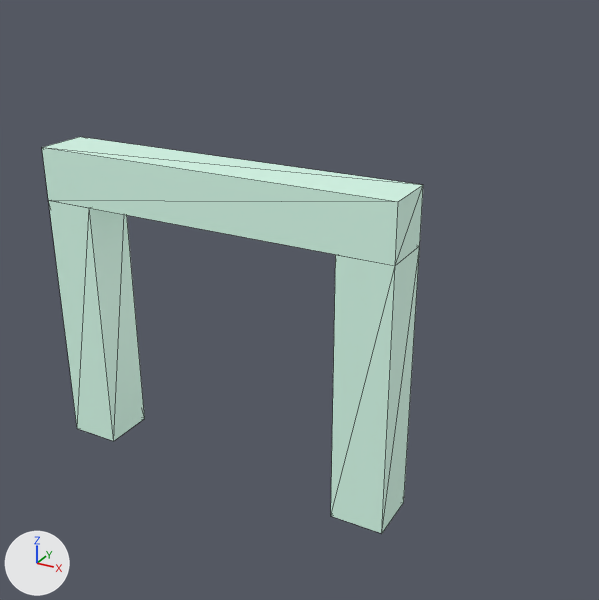
The glTF model assets/obstacles/arch_large.glb as it was, and as the next commit left it.
Both versions are drawn from a 50 mm lens placed at (15.32, -14.7, 12.88), pointed at (6.75, 0.89, 5.08). The axes (+X, +Y, +Z) are drawn at lower left. The lights are the same throughout. The first picture is the older version. Mesh edges are drawn as thin lines. Where no turn or scale is listed for an object, it has been applied to the vertices. Vertices at exactly the same position are counted once.

In view in the first picture: 'ArchLarge_Lintel-convcol', 'ArchLarge_PostL-convcol', 'ArchLarge_PostR-convcol'.
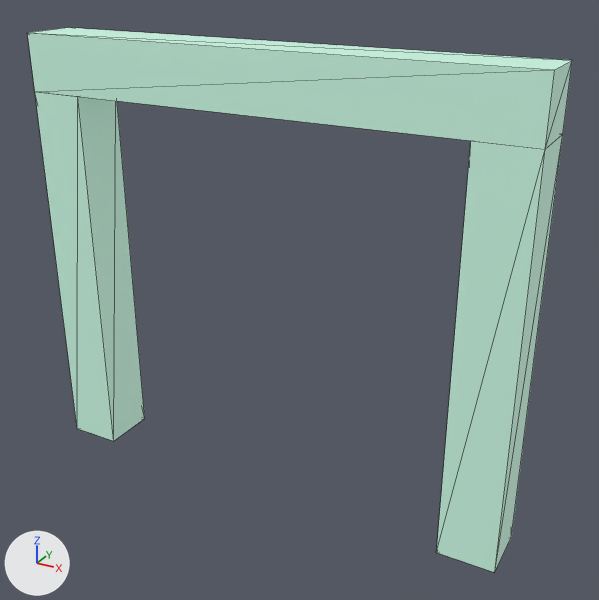
Where the newer file only moved an object's origin or applied its transform, the numbers keep the older frame.

The change, as a diff of the scene's bpy script:
```diff
--- a/assets/obstacles/arch_large.glb.py
+++ b/assets/obstacles/arch_large.glb.py
@@ me_archlarge_lintel_convcol @@
 # used by ob_archlarge_lintel_convcol; location = (4.72, 0.67, 0.0)
 # before: 0 (-4.72, -0.68, 6.75) at pixel (48, 200), 1 (4.72, -0.68, 6.75) at pixel (395, 265), 2 (4.72, 0.68, 6.75) at pixel (419, 245), 3 (-4.72, 0.68, 6.75), 4 (-4.72, -0.68, 8.1) at pixel (41, 147)
 # before: 5 (4.72, -0.68, 8.1) at pixel (398, 201), 6 (4.72, 0.68, 8.1) at pixel (423, 184), 7 (-4.72, 0.68, 8.1) at pixel (79, 136)
-me_archlarge_lintel_convcol.from_pydata(...)  # 8 vertices, 12 faces; spans x -4.72..4.72, y -0.68..0.68, z 6.75..8.1
+me_archlarge_lintel_convcol.from_pydata(...)  # 8 vertices, 12 faces; spans x 0.0..12.15, y 0.0..1.35, z 9.45..10.8
+# me_archlarge_lintel_convcol part 1
+for i in [0, 3, 4, 7]: me_archlarge_lintel_convcol.vertices[i].co += Vector((4.72, 0.68, 2.7))
+for i in [1, 2, 5, 6]: me_archlarge_lintel_convcol.vertices[i].co += Vector((7.42, 0.68, 2.7))
 me_archlarge_lintel_convcol.materials.append(mat_obstaclemint)
@@ me_archlarge_postl_convcol @@
 # used by ob_archlarge_postl_convcol; location = (4.72, 0.67, 0.0)
-me_archlarge_postl_convcol.from_pydata(...)  # 8 vertices, 12 faces; spans x -4.72..-3.38, y -0.68..0.68, z 0.0..6.75
+me_archlarge_postl_convcol.from_pydata(...)  # 8 vertices, 12 faces; spans x -4.72..-3.37, y -0.67..0.68, z 0.0..9.45
+# me_archlarge_postl_convcol part 2: the whole mesh is scaled about the mesh origin by (1, 1, 1.4)
 me_archlarge_postl_convcol.materials.append(mat_obstaclemint)
@@ me_archlarge_postr_convcol @@
 # used by ob_archlarge_postr_convcol; location = (4.72, 0.67, 0.0)
-me_archlarge_postr_convcol.from_pydata(...)  # 8 vertices, 12 faces; spans x 3.38..4.72, y -0.68..0.68, z 0.0..6.75
+me_archlarge_postr_convcol.from_pydata(...)  # 8 vertices, 12 faces; spans x 10.8..12.15, y 0.0..1.35, z 0.0..9.45
+# me_archlarge_postr_convcol part 3: the whole mesh is scaled about its middle by (1, 1, 1.4), then moved by (7.42, 0.68, 1.35)
 me_archlarge_postr_convcol.materials.append(mat_obstaclemint)
@@ ob_archlarge_lintel_convcol @@
 ob_archlarge_lintel_convcol = bpy.data.objects.new('ArchLarge_Lintel-convcol', me_archlarge_lintel_convcol)
-ob_archlarge_lintel_convcol.location = (4.72, 0.67, 0.0)
+ob_archlarge_lintel_convcol.location = (0.0, 0.0, 0.0)
@@ ob_archlarge_postr_convcol @@
 ob_archlarge_postr_convcol = bpy.data.objects.new('ArchLarge_PostR-convcol', me_archlarge_postr_convcol)
-ob_archlarge_postr_convcol.location = (4.72, 0.67, 0.0)
+ob_archlarge_postr_convcol.location = (0.0, 0.0, 0.0)
```

What differs and where, as boxes [x1, y1, x2, y2] in the pictures (599 x 600 px):
'ArchLarge_Lintel-convcol', reshaped, moved (43% wider, 6% shorter): before [42, 137, 423, 266]; after [28, 28, 572, 149]
'ArchLarge_PostR-convcol', moved, rescaled (41% wider, 52% taller): before [331, 246, 420, 533]; after [437, 135, 563, 572]
'ArchLarge_PostL-convcol', rescaled (13% wider, 45% taller): before [48, 200, 145, 441]; after [35, 92, 145, 441]
